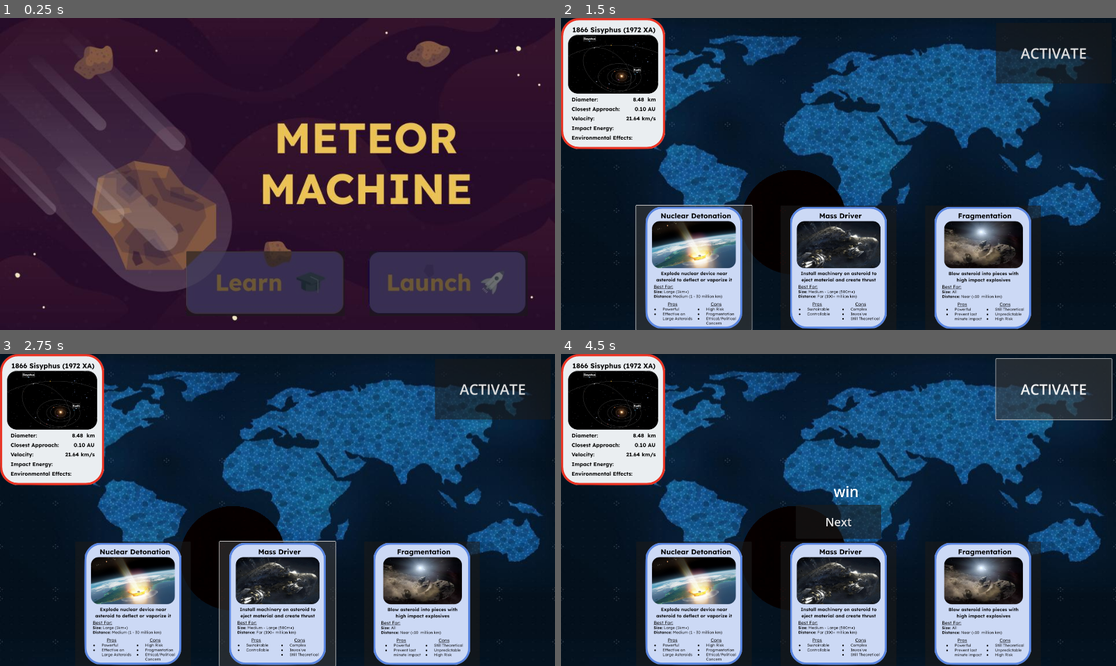
Above: before the commit, frames 1-4 (two rows, left to right).
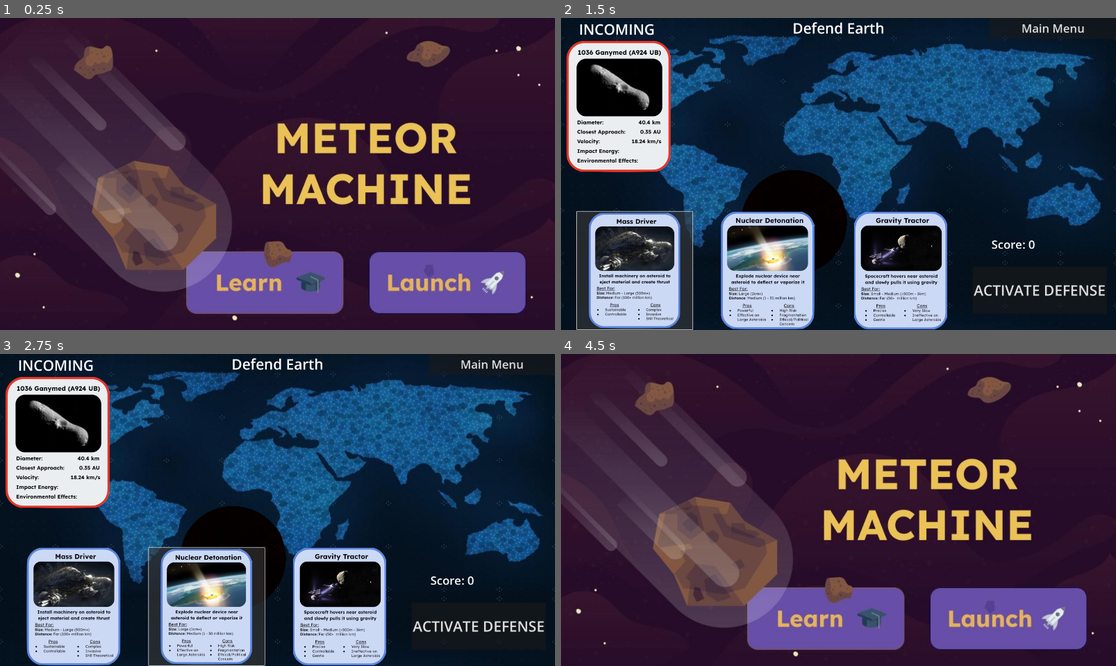
Above: after the commit, the same moments.

Repository: ian2102/Meteor-Machine
Game: Godot game, scene res://Scenes/app.tscn
Two runs of this game, one before a commit and one after it. Both use one fixed random seed, a clock stepped at 60 frames per second and the inputs below.
Inputs (mouse positions are in pixels of both pictures, inside the frame that each line leads up to; where the layout moved, square brackets give the same spot in the first picture):
- Up to frame 1 (0.25 s): no input
- Up to frame 2 (1.5 s): click (1010, 283) at 0.5 s; click (633, 270) [694, 267] at 1.25 s
- Up to frame 3 (2.75 s): click (205, 606) [277, 603] at 2 s
- Up to frame 4 (4.5 s): click (899, 606) [982, 603] at 2.75 s; click "ACTIVATE" (after the commit: "ACTIVATE DEFENSE") at 3.5 s; click (1054, 363) at 4.25 s, where only the run after the commit has a clickable "Main Menu"

The runs differ from the first frame. In frame 1, 11% of the frame differs, in the area x 33-95%, y 74-96%; in frame 2, 35%; in frame 3, 35%; in frame 4, 98%, in the area x 0-100%, y 0-100%.

Commit message:
Finished game logic and scoring

Diff:
--- a/Scenes/app.tscn
+++ b/Scenes/app.tscn
@@ -1,7 +1,9 @@
-[gd_scene load_steps=3 format=3 uid="uid://davn6ps1sg1au"]
+[gd_scene load_steps=4 format=3 uid="uid://davn6ps1sg1au"]
 
 [ext_resource type="Script" uid="uid://dc3crayeihc1w" path="res://Scripts/app.gd" id="1_nmq3k"]
 [ext_resource type="Texture2D" uid="uid://de6ehegl5jylq" path="res://Assets/TitleScreen.jpg" id="2_sb7qb"]
+
+[sub_resource type="StyleBoxEmpty" id="StyleBoxEmpty_sb7qb"]
 
 [node name="App" type="Node"]
 script = ExtResource("1_nmq3k")
@@ -29,6 +31,7 @@
 offset_top = 807.0
 offset_right = 1193.0
 offset_bottom = 1032.0
+theme_override_styles/normal = SubResource("StyleBoxEmpty_sb7qb")
 
 [node name="Launch" type="Button" parent="MainMenu"]
 layout_mode = 0
@@ -36,6 +39,7 @@
 offset_top = 807.0
 offset_right = 1826.0
 offset_bottom = 1032.0
+theme_override_styles/normal = SubResource("StyleBoxEmpty_sb7qb")
 
 [connection signal="button_down" from="MainMenu/Learn" to="." method="_on_learn_button_down"]
 [connection signal="button_down" from="MainMenu/Launch" to="." method="_on_launch_button_down"]
--- a/Scenes/launch.tscn
+++ b/Scenes/launch.tscn
@@ -8,6 +8,8 @@
 [ext_resource type="Texture2D" uid="uid://bhhshmkksltd" path="res://Assets/cards/defense/2_red.png" id="6_bodta"]
 [ext_resource type="Texture2D" uid="uid://bn80kveyncgfs" path="res://Assets/cards/defense/3_red.png" id="7_1b3uw"]
 
+[sub_resource type="StyleBoxEmpty" id="StyleBoxEmpty_8cm1k"]
+
 [node name="Launch" type="Control"]
 layout_mode = 3
 anchors_preset = 15
@@ -48,8 +50,10 @@
 
 [node name="AsteroidCard" type="TextureRect" parent="."]
 layout_mode = 1
-offset_right = 360.0
-offset_bottom = 495.0
+offset_left = 19.0
+offset_top = 79.0
+offset_right = 379.0
+offset_bottom = 574.0
 texture = ExtResource("3_y0xra")
 expand_mode = 1
 stretch_mode = 4
@@ -59,13 +63,15 @@
 [node name="StatusLabel" type="Label" parent="."]
 visible = false
 layout_mode = 1
-anchors_preset = 14
+anchors_preset = 8
+anchor_left = 0.5
 anchor_top = 0.5
-anchor_right = 1.0
+anchor_right = 0.5
 anchor_bottom = 0.5
-offset_top = -139.0
-offset_right = 53.0
-offset_bottom = 11.5
+offset_left = -46.5
+offset_top = -175.25
+offset_right = 46.5
+offset_bottom = -24.75
 grow_horizontal = 2
 grow_vertical = 2
 theme_override_font_sizes/font_size = 50
@@ -82,9 +88,9 @@
 anchor_right = 0.5
 anchor_bottom = 0.5
 offset_left = -147.0
-offset_top = -18.5
+offset_top = -58.5
 offset_right = 147.0
-offset_bottom = 98.5
+offset_bottom = 58.5
 grow_horizontal = 2
 grow_vertical = 2
 theme_override_font_sizes/font_size = 40
@@ -96,35 +102,41 @@
 anchor_top = 1.0
 anchor_right = 1.0
 anchor_bottom = 1.0
-offset_top = -431.0
+offset_left = 15.0
+offset_top = -410.0
+offset_right = -505.0
+offset_bottom = -2.0
 grow_horizontal = 2
 grow_vertical = 0
-theme_override_constants/separation = 100
+theme_override_constants/separation = 60
 alignment = 1
 
-[node name="Button1" type="Button" parent="HBoxContainer"]
+[node name="Card1" type="Button" parent="HBoxContainer"]
 custom_minimum_size = Vector2(400, 0)
 layout_mode = 2
 size_flags_horizontal = 4
 theme_override_font_sizes/font_size = 50
+theme_override_styles/normal = SubResource("StyleBoxEmpty_8cm1k")
 icon = ExtResource("5_8cm1k")
 icon_alignment = 1
 expand_icon = true
 
-[node name="Button2" type="Button" parent="HBoxContainer"]
+[node name="Card2" type="Button" parent="HBoxContainer"]
 custom_minimum_size = Vector2(400, 0)
 layout_mode = 2
 size_flags_horizontal = 4
 theme_override_font_sizes/font_size = 50
+theme_override_styles/normal = SubResource("StyleBoxEmpty_8cm1k")
 icon = ExtResource("6_bodta")
 icon_alignment = 1
 expand_icon = true
 
-[node name="Button3" type="Button" parent="HBoxContainer"]
+[node name="Card3" type="Button" parent="HBoxContainer"]
 custom_minimum_size = Vector2(400, 0)
 layout_mode = 2
 size_flags_horizontal = 4
 theme_override_font_sizes/font_size = 50
+theme_override_styles/normal = SubResource("StyleBoxEmpty_8cm1k")
 icon = ExtResource("7_1b3uw")
 icon_alignment = 1
 expand_icon = true
@@ -132,17 +144,66 @@
 [node name="Activate" type="Button" parent="."]
 custom_minimum_size = Vector2(400, 0)
 layout_mode = 0
-offset_left = 1505.0
-offset_top = 17.0
-offset_right = 1905.0
-offset_bottom = 227.0
-size_flags_horizontal = 4
-theme_override_font_sizes/font_size = 50
-text = "ACTIVATE"
+offset_left = 1424.0
+offset_top = 860.0
+offset_right = 1888.0
+offset_bottom = 1023.0
+size_flags_horizontal = 4
+theme_override_font_sizes/font_size = 50
+text = "ACTIVATE DEFENSE"
+
+[node name="IncomingLabel" type="Label" parent="."]
+layout_mode = 1
+offset_left = 62.0
+offset_top = 4.0
+offset_right = 443.0
+offset_bottom = 89.0
+theme_override_font_sizes/font_size = 50
+text = "INCOMING"
+
+[node name="Title" type="Label" parent="."]
+layout_mode = 1
+anchors_preset = 5
+anchor_left = 0.5
+anchor_right = 0.5
+offset_left = -20.0
+offset_right = 20.0
+offset_bottom = 23.0
+grow_horizontal = 2
+theme_override_font_sizes/font_size = 50
+text = "Defend Earth"
+
+[node name="ReturnButton" type="Button" parent="."]
+layout_mode = 1
+anchors_preset = 1
+anchor_left = 1.0
+anchor_right = 1.0
+offset_left = -435.0
+offset_bottom = 72.0
+grow_horizontal = 0
+theme_override_font_sizes/font_size = 40
+text = "Main Menu"
+
+[node name="ScoreLabel" type="Label" parent="."]
+layout_mode = 1
+anchors_preset = 6
+anchor_left = 1.0
+anchor_top = 0.5
+anchor_right = 1.0
+anchor_bottom = 0.5
+offset_left = -431.0
+offset_top = 216.0
+offset_right = -127.0
+offset_bottom = 275.0
+grow_horizontal = 0
+grow_vertical = 2
+theme_override_font_sizes/font_size = 40
+text = "Score: 0"
 
 [connection signal="request_completed" from="HTTPRequest" to="." method="_on_http_request_request_completed"]
 [connection signal="button_down" from="NextButton" to="." method="_on_next_button_button_down"]
-[connection signal="button_down" from="HBoxContainer/Button1" to="." method="_on_button_1_button_down"]
-[connection signal="button_down" from="HBoxContainer/Button2" to="." method="_on_button_2_button_down"]
-[connection signal="button_down" from="HBoxContainer/Button3" to="." method="_on_button_3_button_down"]
+[connection signal="button_down" from="HBoxContainer/Card1" to="." method="_on_button_1_button_down"]
+[connection signal="button_down" from="HBoxContainer/Card2" to="." method="_on_button_2_button_down"]
+[connection signal="button_down" from="HBoxContainer/Card3" to="." method="_on_button_3_button_down"]
 [connection signal="button_down" from="Activate" to="." method="_on_activate_button_down"]
+[connection signal="button_down" from="ReturnButton" to="." method="_on_return_button_button_down"]
--- a/Scenes/learn.tscn
+++ b/Scenes/learn.tscn
@@ -1,8 +1,10 @@
-[gd_scene load_steps=4 format=3 uid="uid://cjuw0dk1d81ru"]
+[gd_scene load_steps=5 format=3 uid="uid://cjuw0dk1d81ru"]
 
 [ext_resource type="Script" uid="uid://bhvh14caoi2n8" path="res://Scripts/learn.gd" id="1_3i1wp"]
 [ext_resource type="Texture2D" uid="uid://cwq0kmu3b80ni" path="res://Assets/LearnScreen.jpg" id="2_37p1f"]
 [ext_resource type="PackedScene" uid="uid://ejpe02dug4vs" path="res://Scenes/learn_card.tscn" id="3_s7775"]
+
+[sub_resource type="StyleBoxEmpty" id="StyleBoxEmpty_s7775"]
 
 [node name="Learn" type="Control"]
 layout_mode = 3
@@ -31,6 +33,7 @@
 offset_top = 853.0
 offset_right = 680.0
 offset_bottom = 1071.0
+theme_override_styles/normal = SubResource("StyleBoxEmpty_s7775")
 
 [node name="Mitigation" type="Button" parent="."]
 layout_mode = 0
@@ -38,6 +41,7 @@
 offset_top = 856.0
 offset_right = 1793.0
 offset_bottom = 1074.0
+theme_override_styles/normal = SubResource("StyleBoxEmpty_s7775")
 
 [node name="Environmental" type="Button" parent="."]
 layout_mode = 0
@@ -45,6 +49,7 @@
 offset_top = 856.0
 offset_right = 1235.0
 offset_bottom = 1074.0
+theme_override_styles/normal = SubResource("StyleBoxEmpty_s7775")
 
 [node name="ButtonLeft" type="Button" parent="."]
 layout_mode = 0
@@ -52,6 +57,7 @@
 offset_top = 428.0
 offset_right = 381.0
 offset_bottom = 657.0
+theme_override_styles/normal = SubResource("StyleBoxEmpty_s7775")
 
 [node name="ButtonRight" type="Button" parent="."]
 layout_mode = 0
@@ -59,8 +65,20 @@
 offset_top = 446.0
 offset_right = 1784.0
 offset_bottom = 675.0
+theme_override_styles/normal = SubResource("StyleBoxEmpty_s7775")
 
 [node name="HTTPRequest" type="HTTPRequest" parent="."]
+
+[node name="ReturnButton" type="Button" parent="."]
+layout_mode = 1
+anchors_preset = 1
+anchor_left = 1.0
+anchor_right = 1.0
+offset_left = -435.0
+offset_bottom = 72.0
+grow_horizontal = 0
+theme_override_font_sizes/font_size = 40
+text = "Main Menu"
 
 [connection signal="button_down" from="Asteroids" to="." method="_on_asteroids_button_down"]
 [connection signal="button_down" from="Mitigation" to="." method="_on_mitigation_button_down"]
@@ -68,3 +86,4 @@
 [connection signal="button_down" from="ButtonLeft" to="." method="_on_button_left_button_down"]
 [connection signal="button_down" from="ButtonRight" to="." method="_on_button_right_button_down"]
 [connection signal="request_completed" from="HTTPRequest" to="." method="_on_http_request_request_completed"]
+[connection signal="button_down" from="ReturnButton" to="." method="_on_return_button_button_down"]
--- a/Scenes/learn_card.tscn
+++ b/Scenes/learn_card.tscn
@@ -35,7 +35,7 @@
 offset_bottom = 23.0
 grow_horizontal = 2
 theme_override_font_sizes/font_size = 30
-text = "Card Title"
+text = "Loading data from NASA API..."
 
 [node name="Info" type="Label" parent="Panel"]
 layout_mode = 1
@@ -45,5 +45,5 @@
 offset_top = 86.0
 grow_horizontal = 2
 grow_vertical = 2
-text = "Lorem ipsum dolor sit amet, consectetur adipiscing elit, sed do eiusmod tempor incididunt ut labore et dolore magna aliqua. Ut enim ad minim veniam, quis nostrud exercitation ullamco laboris nisi ut aliquip ex ea commodo consequat. Duis aute irure dolor in reprehenderit in voluptate velit esse cillum dolore eu fugiat nulla pariatur. Excepteur sint occaecat cupidatat non proident, sunt in culpa qui officia deserunt mollit anim id est laborum."
+text = "Loading data from NASA API..."
 autowrap_mode = 2
--- a/Scripts/launch.gd
+++ b/Scripts/launch.gd
@@ -5,16 +5,28 @@
 @onready var asteroid_card: TextureRect = $AsteroidCard
 @onready var hit_marker: Control = $HitMarker
 
+@onready var score_label: Label = $ScoreLabel
+
+@onready var card_1: Button = $HBoxContainer/Card1
+@onready var card_2: Button = $HBoxContainer/Card2
+@onready var card_3: Button = $HBoxContainer/Card3
+
 @onready var http_request: HTTPRequest = $HTTPRequest
 
 const HIT_MARKER = preload("res://Scenes/hit_marker.tscn")
 
 var current_asteroid_index = 0
 var selected_card = 0
-var selected_card_index = 0
+var next_card_index = 0
+
+var cards_data = [null, null, null]
+
+var asteroid_data = null
 
 var asteroids = []
 var cards = []
+
+var score = 0
 
 func get_colored_pngs(path: String) -> Array:
 	var results: Array = []
@@ -42,12 +54,29 @@
 		push_error("Could not open folder: " + path)
 	return results
 
+func set_hit_location():
+	var pos = get_random_position()
+	hit_marker.position = pos
 
 func _ready():
 	asteroids = get_colored_pngs("res://Assets/cards/asteroids/")
 	cards = get_colored_pngs("res://Assets/cards/defense/")
-	var pos = get_random_position()
-	hit_marker.position = pos
+	asteroids.shuffle()
+	cards.shuffle()
+	set_hit_location()
+	card_1.icon = cards[0][0]
+	cards_data[0] = cards[0]
+
+	card_2.icon = cards[1][0]
+	cards_data[1] = cards[1]
+
+	card_3.icon = cards[2][0]
+	cards_data[2] = cards[2]
+
+	next_card_index = 3
+
+	asteroid_card.texture = asteroids[0][0]
+	asteroid_data = asteroids[0]
 
 var screen_width = (1920 - 300) / 0.9
 var screen_height = (1080 - 600) / 0.9
@@ -59,27 +88,44 @@
 
 
 func _on_button_1_button_down() -> void:
+	selected_card = 0
+
+
+func _on_button_2_button_down() -> void:
 	selected_card = 1
 
 
-func _on_button_2_button_down() -> void:
+func _on_button_3_button_down() -> void:
 	selected_card = 2
 
+func _on_activate_button_down() -> void:
 
-func _on_button_3_button_down() -> void:
-	selected_card = 3
+	next_card_index = (next_card_index + 1) % cards.size()
 
+	match selected_card:
+		0:
+			card_1.icon = cards[next_card_index][0]
+		1:
+			card_2.icon = cards[next_card_index][0]
+		2:
+			card_3.icon = cards[next_card_index][0]
 
-func _on_activate_button_down() -> void:
-	var status = true
+	cards_data[selected_card][1] = cards[next_card_index][1]
+
+	var status = (asteroid_data[1] == cards_data[selected_card][1])
 	if status:
 		status_label.show()
-		status_label.text = "win"
+		status_label.text = "RESULT_SUCCESS: +1"
+		score += 1
 		next_button.show()
 	else:
 		status_label.show()
-		status_label.text = "lose"
+		status_label.text = "RESULT_FAILURE: -1"
+		if score > 0:
+			score -= 1
 		next_button.show()
+
+	score_label.text = "Score: " + str(score)
 
 func _on_next_button_button_down() -> void:
 	current_asteroid_index = (current_asteroid_index + 1) % asteroids.size()
@@ -87,5 +133,7 @@
 	status_label.hide()
 	next_button.hide()
 
-	var pos = get_random_position()
-	hit_marker.position = pos
+	set_hit_location()
+
+func _on_return_button_button_down() -> void:
+	queue_free()
--- a/Scripts/learn.gd
+++ b/Scripts/learn.gd
@@ -55,3 +55,6 @@
 func _on_button_right_button_down() -> void:
 	current_index = (current_index + 1) % asteroids.size()
 	update_info()
+
+func _on_return_button_button_down() -> void:
+	queue_free()
Binary file added: Assets/cards/asteroids/Screenshot_2025-10-04_at_7.00.37_PM.png
Not shown, added: Assets/cards/asteroids/Screenshot_2025-10-04_at_7.00.37_PM.png.import
Binary file added: Assets/cards/asteroids/Screenshot_2025-10-04_at_7.00.44_PM.png
Not shown, added: Assets/cards/asteroids/Screenshot_2025-10-04_at_7.00.44_PM.png.import
Binary file added: Assets/cards/asteroids/Screenshot_2025-10-04_at_7.00.59_PM.png
Not shown, added: Assets/cards/asteroids/Screenshot_2025-10-04_at_7.00.59_PM.png.import
Binary file added: Assets/cards/asteroids/Screenshot_2025-10-04_at_8.44.16_PM.png
Not shown, added: Assets/cards/asteroids/Screenshot_2025-10-04_at_8.44.16_PM.png.import
Binary file added: Assets/cards/asteroids/Screenshot_2025-10-04_at_8.44.25_PM.png
Not shown, added: Assets/cards/asteroids/Screenshot_2025-10-04_at_8.44.25_PM.png.import
Binary file added: Assets/cards/asteroids/Screenshot_2025-10-04_at_8.44.33_PM.png
Not shown, added: Assets/cards/asteroids/Screenshot_2025-10-04_at_8.44.33_PM.png.import
(and 1 more such lines)
